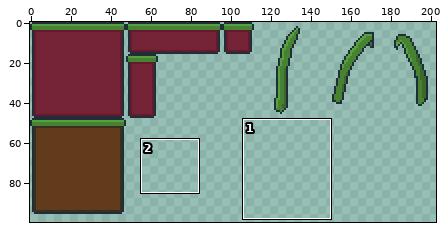
File history of a sprite sheet, assets/tileset.png. Above, an overview of the earlier version with the close-up marked.
Close-up. The starting point:
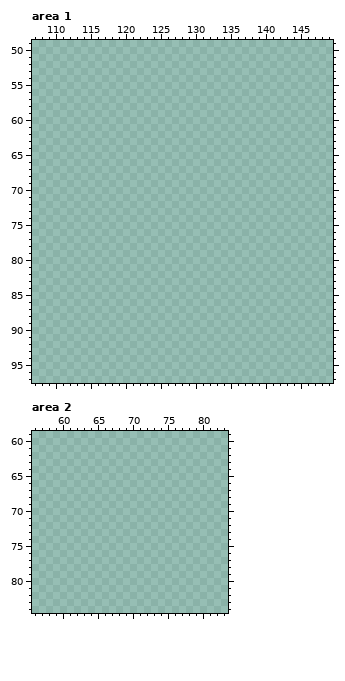
The file is 208x128 pixels. Colours within 5 levels of each other are drawn and written as one. Shown: area 1: x 107..149, y 49..97; area 2: x 56..83, y 59..84. The wide view leaves out empty margins.
Palette (. is transparent): 
New version:
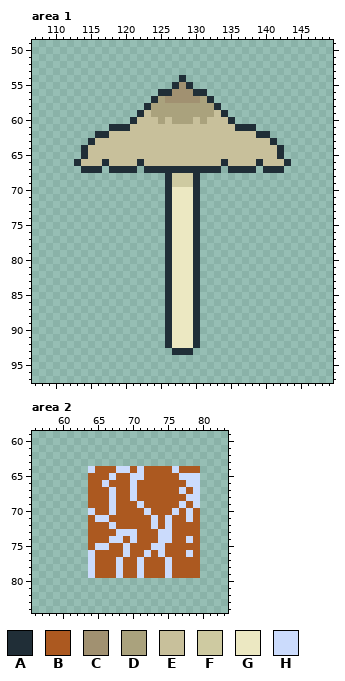
Colours new in this view: A #202e37  B #ac5920  C #a19171  D #aaa27d  E #c8c09b  F #cecaa1  G #ece8c2  H #cbdbfc
Difference:
{"where": "area 1"}
{"y":54,"x":128,"old":".","new":"A"}
{"y":55,"x":127,"old":"...","new":"ACA"}
{"y":56,"x":125,"old":".......","new":"AACCCAA"}
{"y":57,"x":124,"old":".........","new":"ADCCCCCDA"}
{"y":58,"x":123,"old":"...........","new":"ADDDDDDDDDA"}
{"y":59,"x":122,"old":".............","new":"AEDDDDDDDDDEA"}
{"y":60,"x":121,"old":"...............","new":"AEEEDEDDDEDEEEA"}
{"y":61,"x":118,"old":".....................","new":"AAAEEEEEEEEEEEEEEEAAA"}
{"y":62,"x":116,"old":".........................","new":"AAEEEEEEEEEEEEEEEEEEEEEAA"}
{"y":63,"x":115,"old":"...........................","new":"AEEEEEEEEEEEEEEEEEEEEEEEEEA"}
{"y":64,"x":114,"old":".............................","new":"AEEEEEEEEEEEEEEEEEEEEEEEEEEEA"}
{"y":65,"x":114,"old":".............................","new":"AEEEEEEEEEEEEEEEEEEEEEEEEEEEA"}
{"y":66,"x":113,"old":"...............................","new":"AEEEAEEEEAEEEEEEEEEEEAEEEEAEEEA"}
{"y":67,"x":114,"old":"...","new":"AAA"}
{"y":67,"x":118,"old":"....","new":"AAAA"}
{"y":67,"x":123,"old":"...........","new":"AAAAAAAAAAA"}
{"y":67,"x":135,"old":"....","new":"AAAA"}
{"y":67,"x":140,"old":"...","new":"AAA"}
{"y":68,"x":126,"old":".....","new":"AFFFA"}
{"y":69,"x":126,"old":".....","new":"AFFFA"}
{"y":70,"x":126,"old":".....","new":"AGGGA"}
{"y":71,"x":126,"old":".....","new":"AGGGA"}
{"y":72,"x":126,"old":".....","new":"AGGGA"}
{"y":73,"x":126,"old":".....","new":"AGGGA"}
{"y":74,"x":126,"old":".....","new":"AGGGA"}
{"y":75,"x":126,"old":".....","new":"AGGGA"}
{"y":76,"x":126,"old":".....","new":"AGGGA"}
{"y":77,"x":126,"old":".....","new":"AGGGA"}
{"y":78,"x":126,"old":".....","new":"AGGGA"}
{"y":79,"x":126,"old":".....","new":"AGGGA"}
{"y":80,"x":126,"old":".....","new":"AGGGA"}
{"y":81,"x":126,"old":".....","new":"AGGGA"}
{"y":82,"x":126,"old":".....","new":"AGGGA"}
{"y":83,"x":126,"old":".....","new":"AGGGA"}
{"y":84,"x":126,"old":".....","new":"AGGGA"}
{"y":85,"x":126,"old":".....","new":"AGGGA"}
{"y":86,"x":126,"old":".....","new":"AGGGA"}
{"y":87,"x":126,"old":".....","new":"AGGGA"}
{"y":88,"x":126,"old":".....","new":"AGGGA"}
{"y":89,"x":126,"old":".....","new":"AGGGA"}
{"y":90,"x":126,"old":".....","new":"AGGGA"}
{"y":91,"x":126,"old":".....","new":"AGGGA"}
{"y":92,"x":126,"old":".....","new":"AGGGA"}
{"y":93,"x":127,"old":"...","new":"AAA"}
{"where": "area 2"}
{"y":64,"x":64,"old":"................","new":"HBBBHHBHBBBBHBBB"}
{"y":65,"x":64,"old":"................","new":"BBBHBBHHBBBBBHHH"}
{"y":66,"x":64,"old":"................","new":"BBHBBBHBBBBBBBHH"}
{"y":67,"x":64,"old":"................","new":"BBBHBBHBBBBBBHBH"}
{"y":68,"x":64,"old":"................","new":"BBBHBBHBBBBBBBHH"}
{"y":69,"x":64,"old":"................","new":"BBBHBBBHBBBBBHBH"}
{"y":70,"x":64,"old":"................","new":"HBBHBBBBHBBBHBHB"}
{"y":71,"x":64,"old":"................","new":"BHHBBBBBBHBHBBHB"}
{"y":72,"x":64,"old":"................","new":"BBBHBBBBBHBHBBBB"}
{"y":73,"x":64,"old":"................","new":"BBBBHHHBBBHHBBBB"}
{"y":74,"x":64,"old":"................","new":"BBBHHBHBBBHHBBHB"}
{"y":75,"x":64,"old":"................","new":"BHHBBHBBBHHBBBBB"}
{"y":76,"x":64,"old":"................","new":"HBBBBHBBHBHBBBHB"}
{"y":77,"x":64,"old":"................","new":"HBBBHBBHBBBHBBBB"}
{"y":78,"x":64,"old":"................","new":"HBBBHBBHBBBHBBBB"}
{"y":79,"x":64,"old":"................","new":"HBBBHBBHBBBHBBBB"}
{"label":"added","picture_box":[74,75,291,355]}
{"label":"added","picture_box":[88,466,200,578]}
